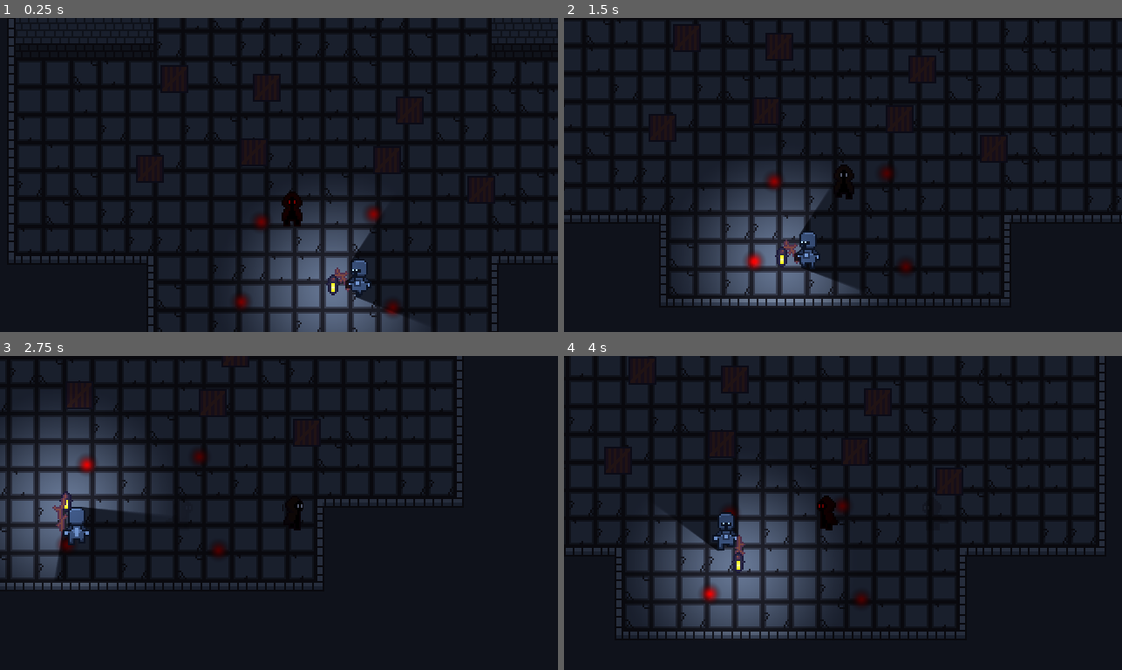
Above: before the commit, frames 1-4 (two rows, left to right).
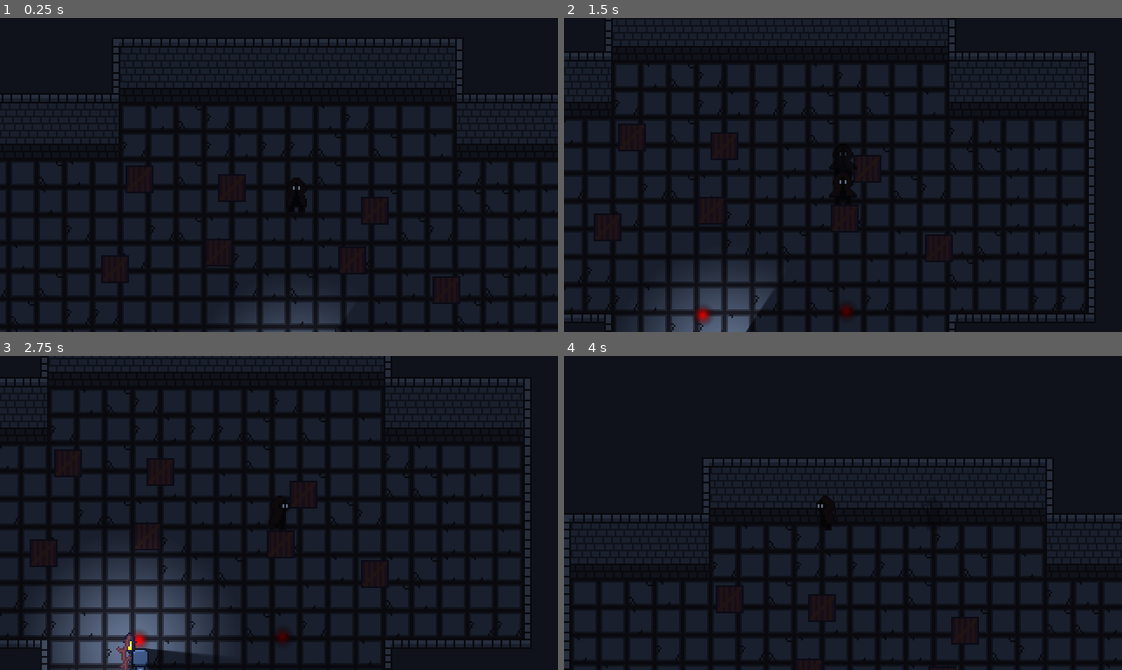
Above: after the commit, the same moments.

Repository: Pokehunter88/Snuffwick
Game: Godot game, scene res://Scenes/test_scene.tscn
Same seed, same stepped clock (60 frames per second), same inputs: the game is played once before the commit and once after it.
Inputs:
- Up to frame 1 (0.25 s): no input
- Up to frame 2 (1.5 s): hold D (move_right) 0.53-1.28 s; tap Shift (dash) at 0.6, 1.35 s; hold S (move_down) from 1.28 s (still down)
- Up to frame 3 (2.75 s): release S (move_down) at 2.03 s; hold D (move_right) from 2.03 s (still down); tap E (interact) at 2.1 s; tap Shift (dash) at 2.3 s
- Up to frame 4 (4 s): release D (move_right) at 2.78 s; hold W (move_up) 2.78-3.53 s; tap Shift (dash) at 2.85, 3.6 s; hold A (move_left) from 3.53 s (still down)

The runs differ from the first frame. In frame 1, 28% of the frame differs, in the area x 0-100%, y 0-100%; in frame 2, 22%; in frame 3, 25%; in frame 4, 18%.

Commit message:
made a player shader

Diff:
--- a/Scenes/test_scene.tscn
+++ b/Scenes/test_scene.tscn
@@ -353,7 +353,7 @@
 
 [node name="Player" parent="." unique_id=1043669616 instance=ExtResource("1_g7g4h")]
 z_index = 2
-position = Vector2(125, 332)
+position = Vector2(170, 201)
 
 [node name="Camera2D" type="Camera2D" parent="." unique_id=868219299 node_paths=PackedStringArray("player")]
 script = ExtResource("2_j8ivh")
@@ -393,20 +393,20 @@
 
 [node name="Candle" parent="." unique_id=1483222600 instance=ExtResource("7_wtsjf")]
 visible = false
-position = Vector2(-156, 345)
+position = Vector2(310, 155)
 
 [node name="Guard Marker" parent="." unique_id=546642490 instance=ExtResource("8_h3xc6")]
 position = Vector2(67, 439)
 
 [node name="Guard Marker2" parent="." unique_id=2109732718 instance=ExtResource("8_h3xc6")]
-position = Vector2(90, 347)
+position = Vector2(71, 386)
 
 [node name="Guard Marker3" parent="." unique_id=1524041412 instance=ExtResource("8_h3xc6")]
-position = Vector2(219, 338)
+position = Vector2(236, 382)
 
 [node name="Guard Marker4" parent="." unique_id=787882733 instance=ExtResource("8_h3xc6")]
 position = Vector2(241, 445)
 
 [node name="Guard" parent="." unique_id=1340063206 node_paths=PackedStringArray("markers") instance=ExtResource("8_rnaij")]
 position = Vector2(217, 408)
-markers = [NodePath("../Guard Marker"), NodePath("../Guard Marker2")]
+markers = [NodePath("../Guard Marker"), NodePath("../Guard Marker2"), NodePath("../Guard Marker3"), NodePath("../Guard Marker4")]
--- a/scenes/player.tscn
+++ b/scenes/player.tscn
@@ -3,13 +3,20 @@
 [ext_resource type="Texture2D" uid="uid://cjivag0yxngar" path="res://textures/player.png" id="1_3vyb7"]
 [ext_resource type="Script" uid="uid://c3ubxpp10k6x6" path="res://scripts/player.gd" id="1_g2els"]
 [ext_resource type="Texture2D" uid="uid://ju4hhtqta4hp" path="res://textures/player_dash.png" id="2_dqkch"]
+[ext_resource type="Shader" uid="uid://hbkku80hcjx5" path="res://shaders/player.gdshader" id="2_qlg0r"]
 [ext_resource type="Script" uid="uid://dd847kv7nalmk" path="res://scripts/light_manager.gd" id="3_qhqgy"]
 
 [sub_resource type="CapsuleShape2D" id="CapsuleShape2D_bcvot"]
 radius = 12.0
 height = 40.0
 
-[sub_resource type="CanvasItemMaterial" id="CanvasItemMaterial_dqkch"]
+[sub_resource type="ShaderMaterial" id="ShaderMaterial_bcvot"]
+shader = ExtResource("2_qlg0r")
+shader_parameter/light_amount = 0.3050000144875
+shader_parameter/glow_strength = 0.14400000684
+shader_parameter/squint = false
+shader_parameter/shadow_cloak = Color(0.12, 0.045599997, 0.04683998, 1)
+shader_parameter/eye_glow = Color(1, 1, 1, 1)
 
 [sub_resource type="AtlasTexture" id="AtlasTexture_3v2ag"]
 atlas = ExtResource("2_dqkch")
@@ -243,10 +250,11 @@
 shape = SubResource("CapsuleShape2D_bcvot")
 
 [node name="PlayerSprite" type="AnimatedSprite2D" parent="." unique_id=2101245179]
-material = SubResource("CanvasItemMaterial_dqkch")
+material = SubResource("ShaderMaterial_bcvot")
 scale = Vector2(2, 2)
 sprite_frames = SubResource("SpriteFrames_g2els")
 animation = &"down_idle"
+frame_progress = 0.4790883
 
 [node name="LightManager" type="Node2D" parent="." unique_id=487235123]
 script = ExtResource("3_qhqgy")
--- a/scripts/player.gd
+++ b/scripts/player.gd
@@ -4,21 +4,26 @@
 #signal died
 
 @onready var player_sprite: AnimatedSprite2D = $PlayerSprite
+@onready var shader := $PlayerSprite.material as ShaderMaterial
 
 @export var light_manager: LightManager
 
 @export var in_dark_speed: float = 100.0
 @export var in_light_speed: float = 60.0
+@export var stagger_speed: float = 10.0
 @export var deaccelertion: float = 1500.0
 
-@export var dash_length: float = 0.15 * 1.5
+@export var dash_length: float = 0.225
 @export var dash_cooldown_length: float = 0.2
 @export var dash_speed: float = 500.0
+@export var stagger_length: float = 0.5
 @export var after_image_fade_speed: float = 1.0
 
 @onready var speed: float = in_dark_speed
 
 var dash_time: float = 0.0
+var stagger_time: float = 0.0
+
 var dash_cooldown_time: float = 0.0
 var dash_direction := Vector2.ZERO
 
@@ -32,6 +37,8 @@
 func _process(_delta: float) -> void:
 	if Input.is_action_just_pressed("quit"):
 		get_tree().quit()
+
+	#shader.set_shader_parameter("light_amount", clamp(((global_position.x - 170) / 50) + 0.5, 0, 1))
 
 func _physics_process(delta: float) -> void:
 	var move_dir = Vector2(Input.get_axis("move_left", "move_right"),
@@ -77,12 +84,25 @@
 		if dash_time <= 0:
 			if light_manager.in_light:
 				_on_light_manager_player_in_light()
+				stagger_time = stagger_length
+				player_sprite.speed_scale = stagger_speed / in_dark_speed
 			else:
 				_on_light_manager_player_in_dark()
 			velocity = speed * move_dir.normalized()
 			dash_cooldown_time = dash_cooldown_length
 	else:
 		_turn_animation(false)
+
+	if stagger_time > 0:
+		speed = stagger_speed
+		stagger_time -= delta
+		if stagger_time <= 0:
+			if light_manager.in_light:
+				speed = in_light_speed
+				player_sprite.speed_scale = in_light_speed / in_dark_speed
+			else:
+				speed = in_dark_speed
+				player_sprite.speed_scale = 1.0
 
 	if dash_cooldown_time > 0:
 		dash_cooldown_time -= delta
@@ -139,13 +159,19 @@
 func _on_light_manager_player_in_light() -> void:
 	if dash_time <= 0 and !in_light:
 		in_light = true
-		$PlayerSprite.self_modulate = Color(1, 0, 0)
+		#$PlayerSprite.self_modulate = Color(1, 0, 0)
+		shader.set_shader_parameter("light_amount", 1.0)
+		shader.set_shader_parameter("squint", true)
+		player_sprite.speed_scale = in_light_speed / in_dark_speed
 		speed = in_light_speed
 
 func _on_light_manager_player_in_dark() -> void:
 	if dash_time <= 0 and in_light:
 		in_light = false
-		$PlayerSprite.self_modulate = Color(1, 1, 1)
+		#$PlayerSprite.self_modulate = Color(1, 1, 1)
+		shader.set_shader_parameter("light_amount", 0.3)
+		shader.set_shader_parameter("squint", false)
+		player_sprite.speed_scale = 1.0
 		speed = in_dark_speed
 
 #func _on_hitbox_body_entered(body: Node2D) -> void:
--- /dev/null
+++ b/shaders/player.gdshader
@@ -0,0 +1,45 @@
+shader_type canvas_item;
+uniform float light_amount : hint_range(0.0, 1.0) = 0.0;
+uniform float glow_strength : hint_range(0.0, 1.0) = 0.5;
+uniform bool squint = false;
+uniform vec4 shadow_cloak : source_color = vec4(0.08, 0.04, 0.12, 1.0);
+uniform vec4 eye_glow : source_color = vec4(0.7, 0.85, 1.0, 1.0);
+
+bool is_white(vec4 c) {
+    return c.a > 0.5 && c.r > 0.9 && c.g > 0.9 && c.b > 0.9;
+}
+
+bool is_eye(sampler2D tex, vec2 uv, vec2 px) {
+    if (!is_white(texture(tex, uv))) return false;
+    if (squint && !is_white(texture(tex, uv + vec2(0.0, px.y)))) return false;
+    return true;
+}
+
+void fragment() {
+    vec4 c = texture(TEXTURE, UV);
+    vec2 px = TEXTURE_PIXEL_SIZE;
+    bool eye = is_eye(TEXTURE, UV, px);
+    bool bottom_eye = is_white(c) && !eye;
+    bool cloak = c.r > c.b + 0.05 && c.r > 0.12 && !is_white(c);
+
+    float near = 0.0;
+    if (is_eye(TEXTURE, UV + vec2(0.0, -px.y), px)) near += 1.0;
+    if (is_eye(TEXTURE, UV + vec2(0.0, px.y), px)) near += 1.0;
+    if (is_eye(TEXTURE, UV + vec2(-px.x, 0.0), px)) near += 1.0;
+    if (is_eye(TEXTURE, UV + vec2(px.x, 0.0), px)) near += 1.0;
+    float glow = clamp(near, 0.0, 1.0) * glow_strength * (1.0 - light_amount);
+
+    if (eye) {
+        c.rgb = mix(eye_glow.rgb * 1.3, c.rgb, light_amount);
+    } else if (bottom_eye) {
+        c.rgb = vec3(0.0);
+        if (cloak) c.rgb = mix(shadow_cloak.rgb, c.rgb, light_amount);
+        c.rgb += vec3(0.15) * light_amount;
+        if (c.a > 0.0) c.rgb = mix(c.rgb, eye_glow.rgb, glow);
+    } else {
+        if (cloak) c.rgb = mix(shadow_cloak.rgb, c.rgb, light_amount);
+        c.rgb += vec3(0.15) * light_amount;
+        if (c.a > 0.0) c.rgb = mix(c.rgb, eye_glow.rgb, glow);
+    }
+    COLOR = c;
+}
Not shown, added: shaders/player.gdshader.uid
